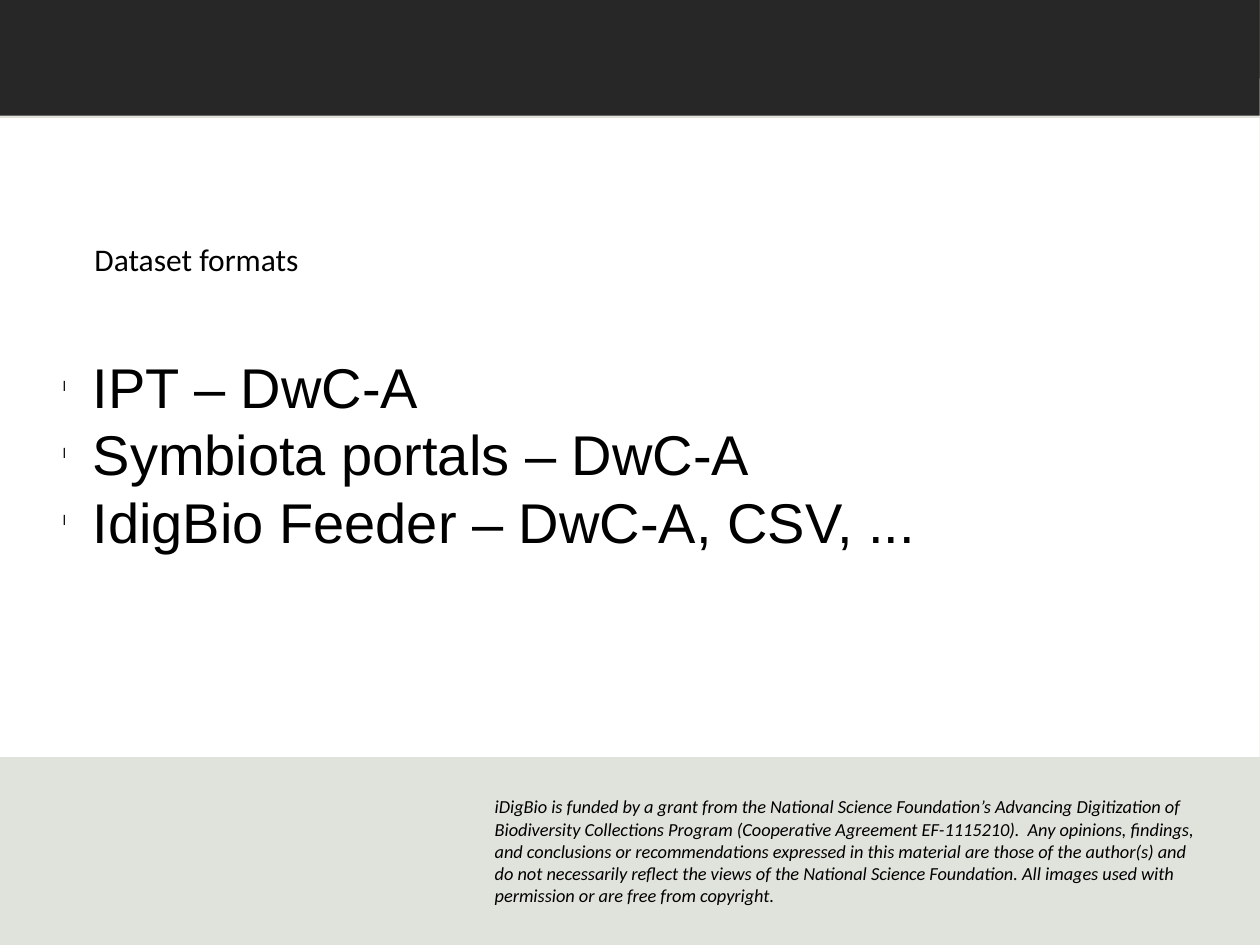
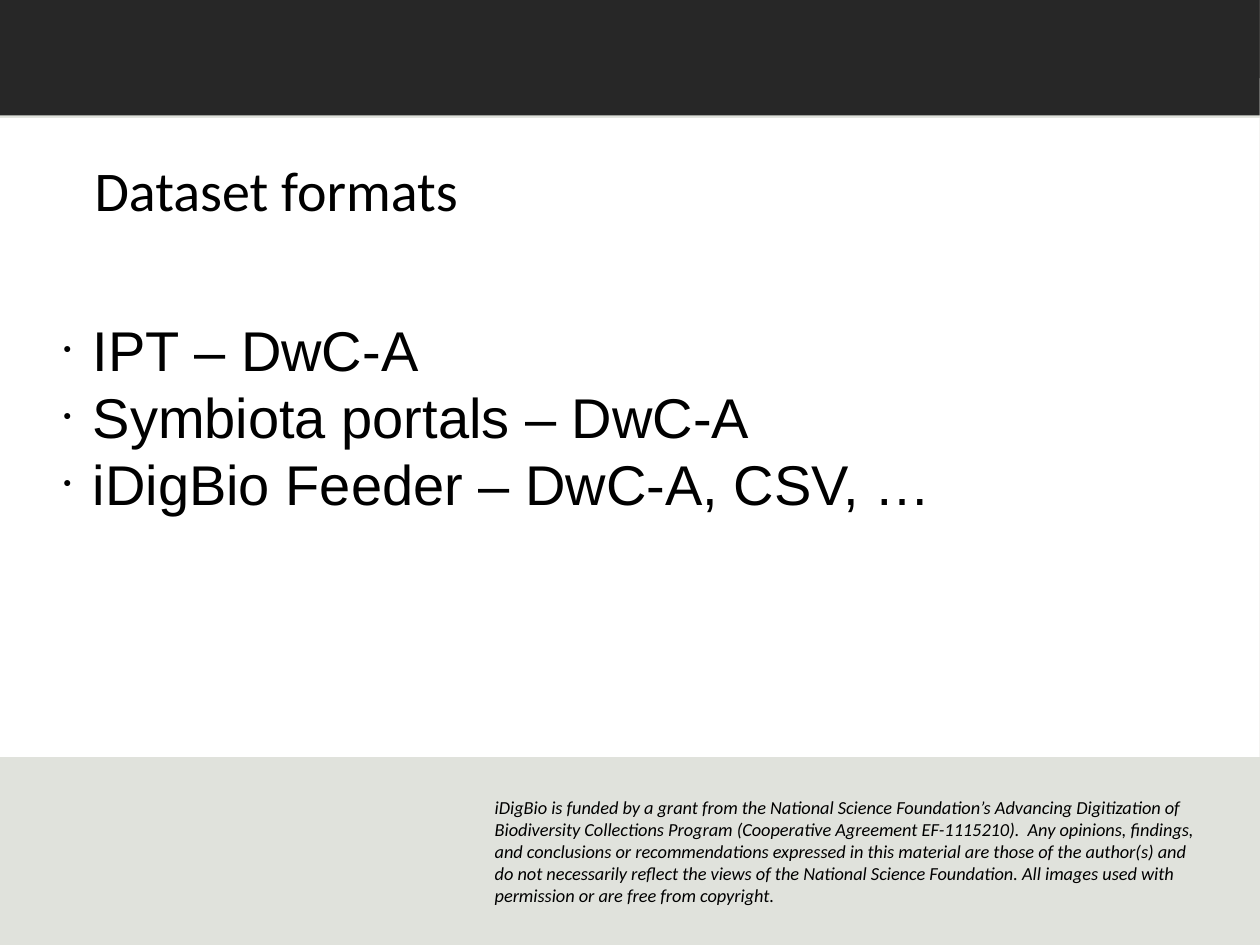
Before and after one commit to danstoner/idigbio-scratch, a slide deck: slide 9 of Dan_CYWG_2014.pptx (slide 8 before the commit). Drawn at 1260x945 pixels with LibreOffice and Linux fonts; fonts in the diff are those of the drawing; background and template pictures are left out. Boxes give left, top, right and bottom in pixels: in the first picture for what was removed or moved away, otherwise in the second. Text is boxed around its words. In the diff, an @@ line names an element or a change of style, - is before the commit and + after.

```diff
--- a/Dan_CYWG_2014.pptx
+++ b/Dan_CYWG_2014.pptx
@@ text "Dataset formats": place and size @@
-text "Dataset formats" at (94,249,298,272)
+text "Dataset formats" at (94,172,458,212)
@@ text "Dataset formats" at (94,172,458,212): size 18 to 32 pt @@
@@ text "IPT – DwC-A": place and size @@
-text "IPT – DwC-A" at (93,369,853,554)
+text "IPT – DwC-A" at (93,332,860,516)
@@ text at (93,332,749,449): bullet l to ● @@
@@ text at (93,464,860,516): text changed @@
-l IdigBio Feeder – DwC-A, CSV, ...
+● iDigBio Feeder – DwC-A, CSV, …
```
Also in this commit, not shown: 1 other slide changed, 1 slide added, 1 slide removed, 3 other files.
